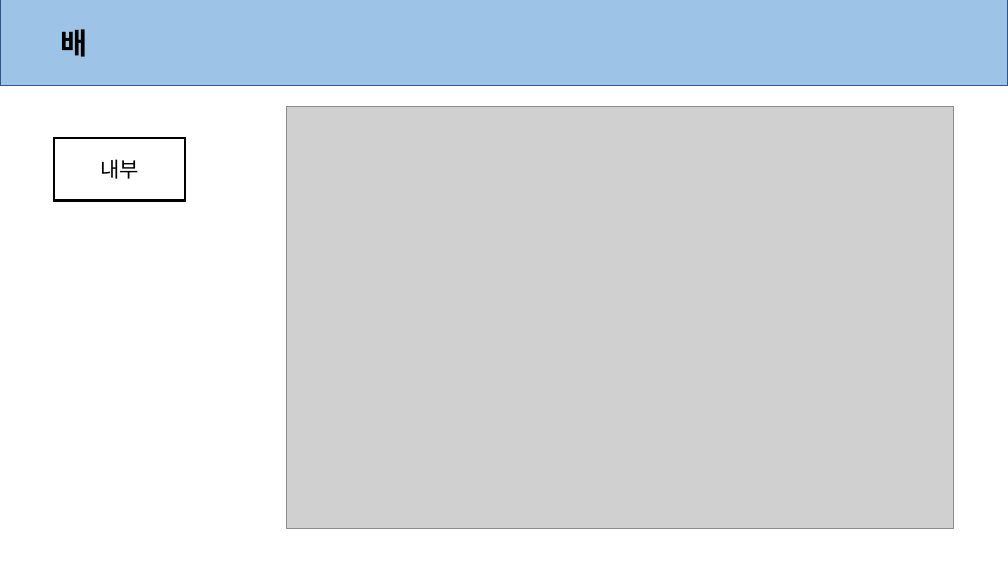
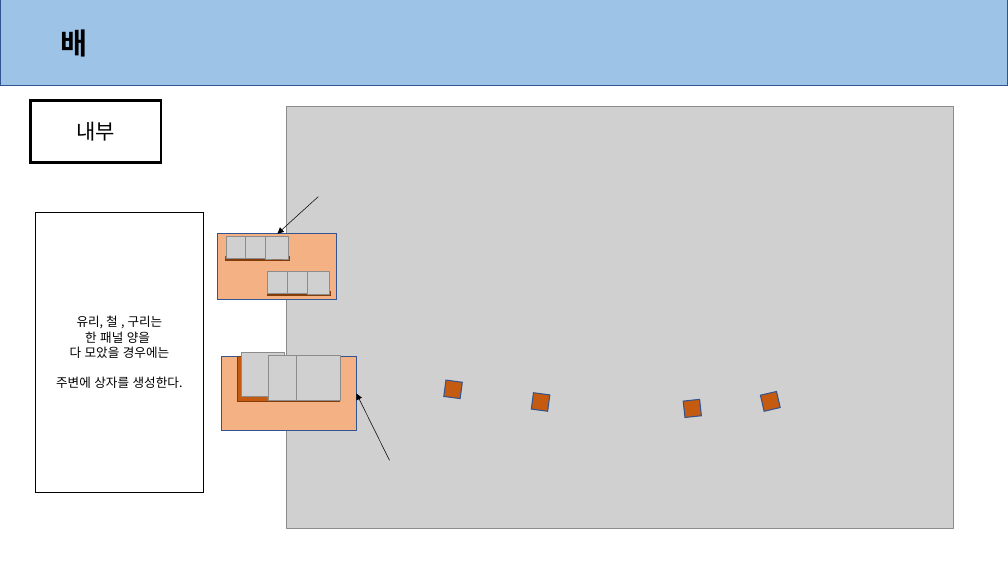
Before and after one commit to anglik0370/EscapeIsland, a slide deck: slide 5 of Document/맵/맵.pptx. Drawn at 1008x567 pixels with LibreOffice and Linux fonts; fonts in the diff are those of the drawing; grey boxes stand for pictures. Boxes give left, top, right and bottom in pixels: in the first picture for what was removed or moved away, otherwise in the second. Text is boxed around its words. In the diff, an @@ line names an element or a change of style, - is before the commit and + after.

Commit message:
배 내부 패널 예시 추가, 재료 모은 정도 누르면 아이템 몇 개 남았는지 표시 UI 추가

```diff
--- a/Document/맵/맵.pptx
+++ b/Document/맵/맵.pptx
@@ rectangle "내부": place and size @@
-rectangle "내부" at (54, 138, 185, 200)
+rectangle "내부" at (30, 101, 161, 163)
@@ arrow added from (318, 197) to (278, 234), #000000 0.5 pt @@
@@ rectangle added at (36, 212, 203, 492), fill #FFFFFF, outline #000000 1 pt, 12 pt, text #000000 @@
+유리, 철 , 구리는
+한 패널 양을
+다 모았을 경우에는
+주변에 상자를 생성한다.
@@ group added at (218, 234, 337, 299): 6 pictures, 3 rectangles @@
@@ group added at (222, 352, 357, 431): 3 pictures, 2 rectangles @@
@@ rectangle added at (444, 380, 462, 399), fill #C55A11, outline #325491 1 pt @@
@@ arrow added from (389, 461) to (356, 393), #000000 0.5 pt @@
@@ rectangle added at (531, 393, 550, 412), fill #C55A11, outline #325491 1 pt @@
@@ rectangle added at (684, 399, 702, 417), fill #C55A11, outline #325491 1 pt @@
@@ rectangle added at (761, 392, 781, 412), fill #C55A11, outline #325491 1 pt @@
```
Also in this commit, not shown: 1 slide added, 1 other file.
